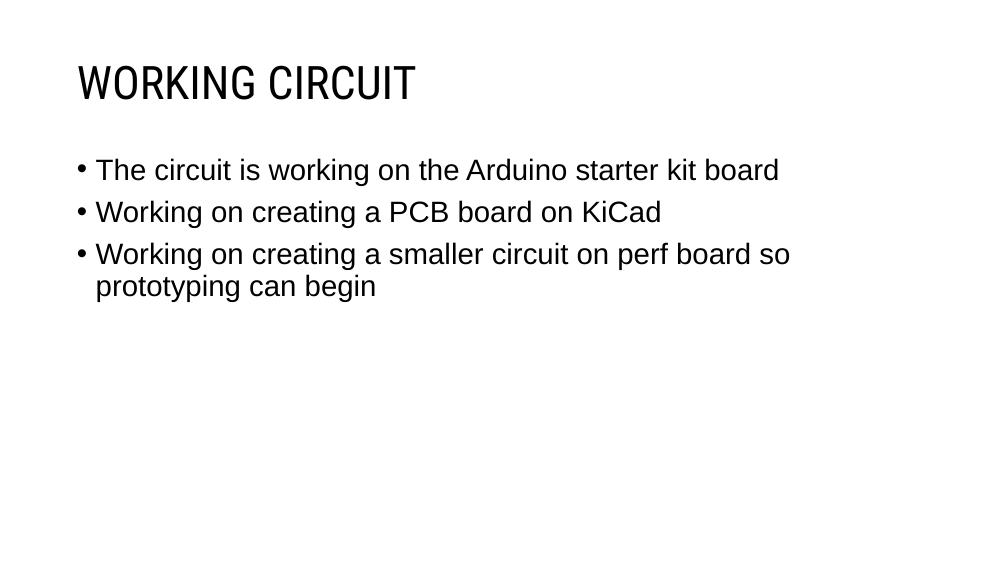
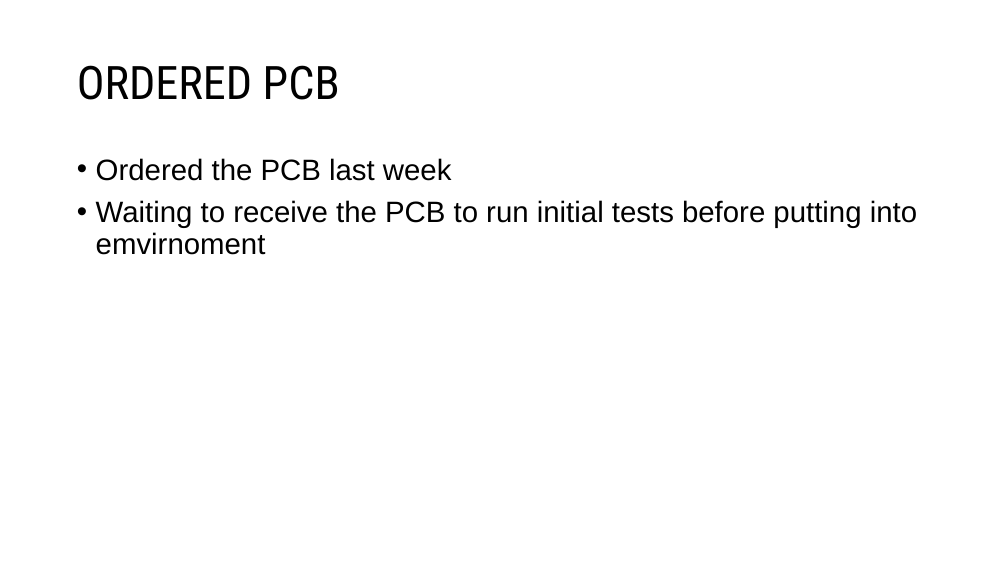
Before and after one commit to ryanbrownjr/My-Stuff, a slide deck: slide 2 of Spring 2022/17_Brown.pptx. Drawn at 1008x567 pixels with LibreOffice and Linux fonts; fonts in the diff are those of the drawing; background and template pictures are left out. Boxes give left, top, right and bottom in pixels: in the first picture for what was removed or moved away, otherwise in the second. Text is boxed around its words. In the diff, an @@ line names an element or a change of style, - is before the commit and + after.

Commit message:
Updates
Lab stuff and arduino code

```diff
--- a/Spring 2022/17_Brown.pptx
+++ b/Spring 2022/17_Brown.pptx
@@ title at bbox=[77, 65, 340, 100]: text changed @@
-WORKING CIRCUIT
+ORDERED PCB
@@ text at bbox=[96, 158, 917, 255]: text changed @@
-• The circuit is working on the Arduino starter kit board
-• Working on creating a PCB board on KiCad
-• Working on creating a smaller circuit on perf board so prototyping can begin
+• Ordered the PCB last week
+• Waiting to receive the PCB to run initial tests before putting into emvirnoment
```
Also in this commit, not shown: 1 other slide changed, 1 slide added, 2 slides removed, 3 other files.
